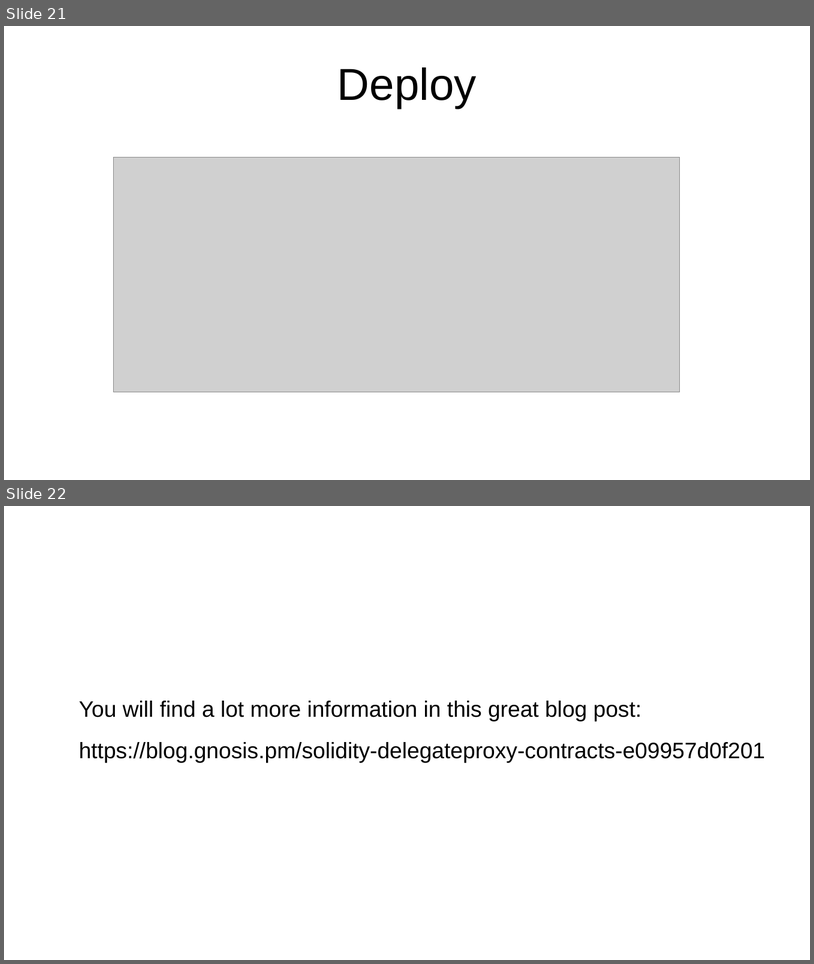
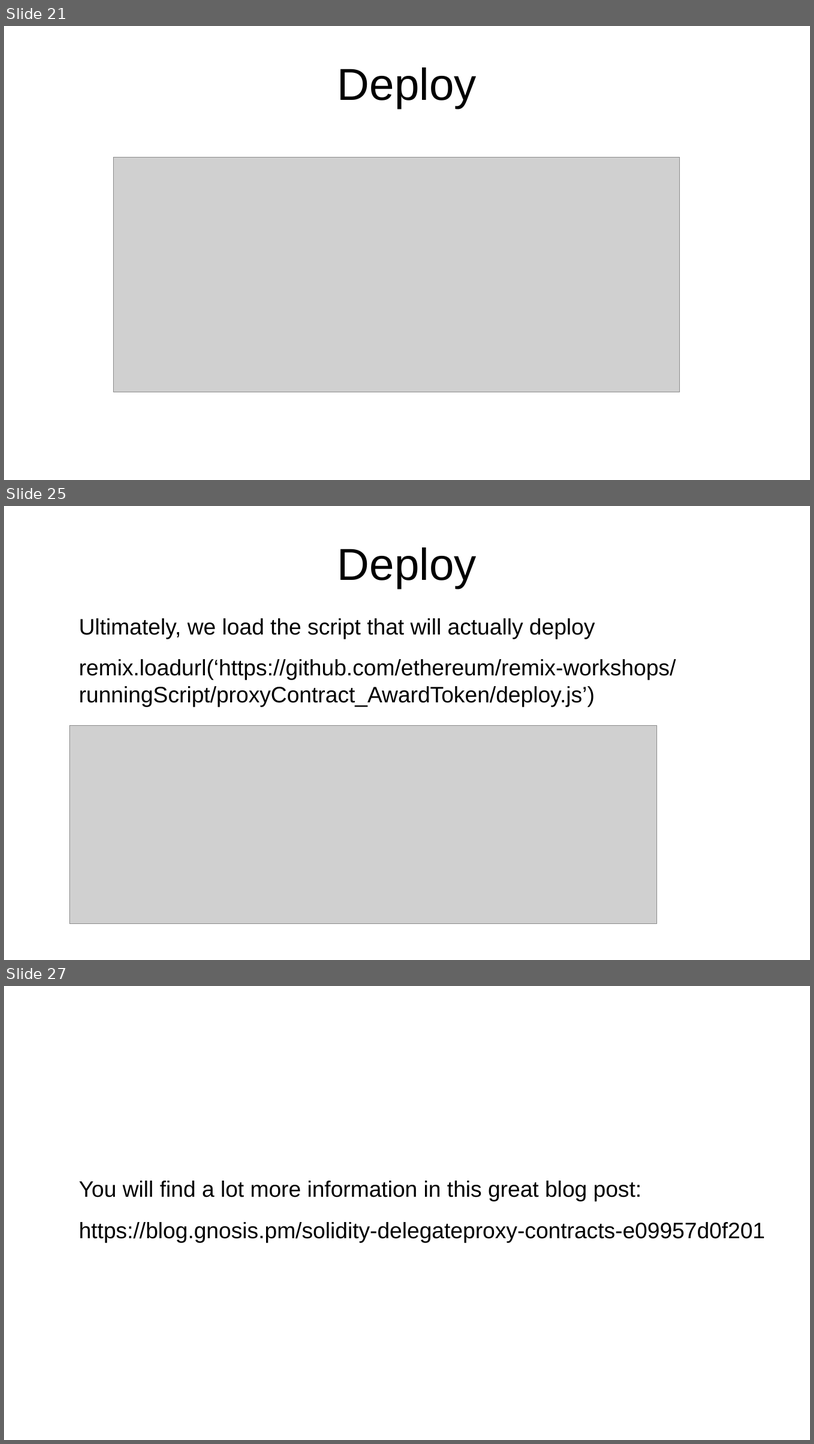
Before and after one commit to ethereum/remix-workshops, a slide deck: runningScript/proxyContract_AwardToken/ProxyContract.odp. Shown one above the other, each under a label of ours: slides 21 and 22 before the commit, slides 21, 25 and 27 after it; the slides between them are not shown. The pictures are 814x964 and 814x1444 pixels, drawn with LibreOffice and Linux fonts; fonts in the diff are those of the drawing; grey boxes stand for pictures. Boxes give left, top, right and bottom in pixels: in the first picture for what was removed or moved away, otherwise in the second. Text is boxed around its words. In the diff, an @@ line names an element or a change of style, - is before the commit and + after.

```diff
--- a/runningScript/proxyContract_AwardToken/ProxyContract.odp
+++ b/runningScript/proxyContract_AwardToken/ProxyContract.odp
@@ slide 25 added at <box>4,506,810,960</box>, background #FFFFFF @@
@@ title added at <box>338,547,477,588</box>, 44 pt, text #000000 @@
+Deploy
@@ text added at <box>79,618,677,707</box>, 22 pt, text #000000 @@
+Ultimately, we load the script that will actually deploy
+remix.loadurl(‘https://github.com/ethereum/remix-workshops/runningScript/proxyContract_AwardToken/deploy.js’)
@@ picture added at <box>70,726,657,924</box> @@
@@ what was slide 22 is now slide 27 @@
```
Also in this commit, not shown: 4 other slides added, 2 other files.
